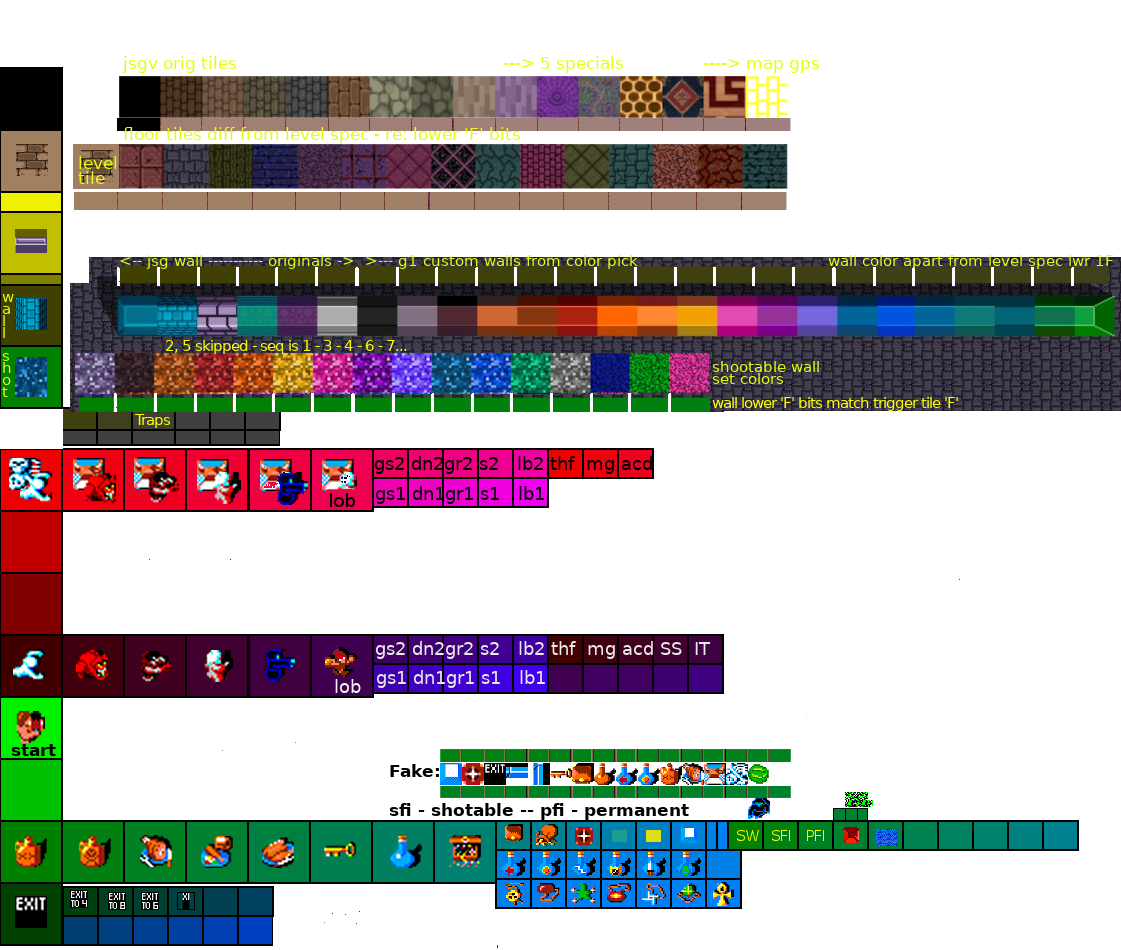
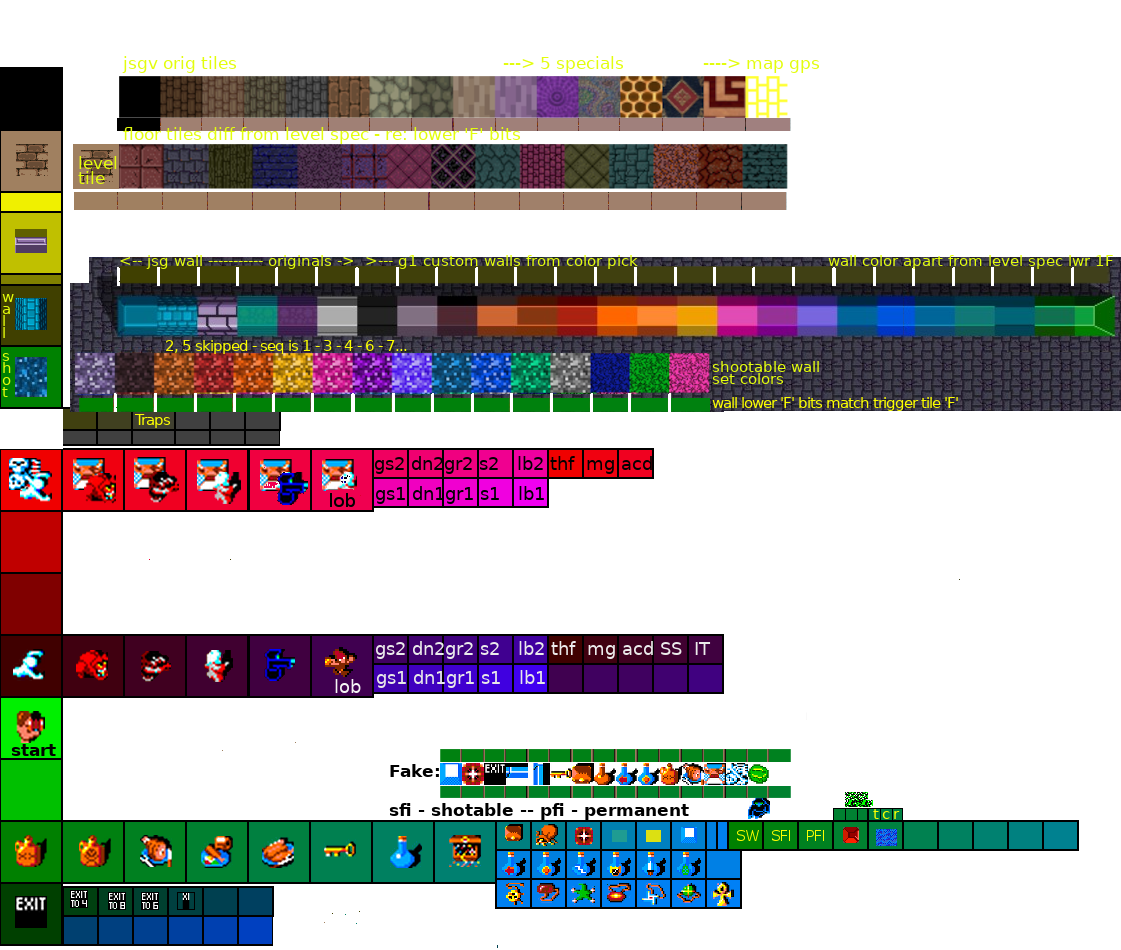
Layered file, before and after one edit (1121px x 950px). Changes by layer:
renamed "wall lower 'F' bits match trig... #1" to "t c r", painted on it over bbox(868, 808, 903, 819)
painted on "reference.png" over bbox(868, 808, 903, 820)
